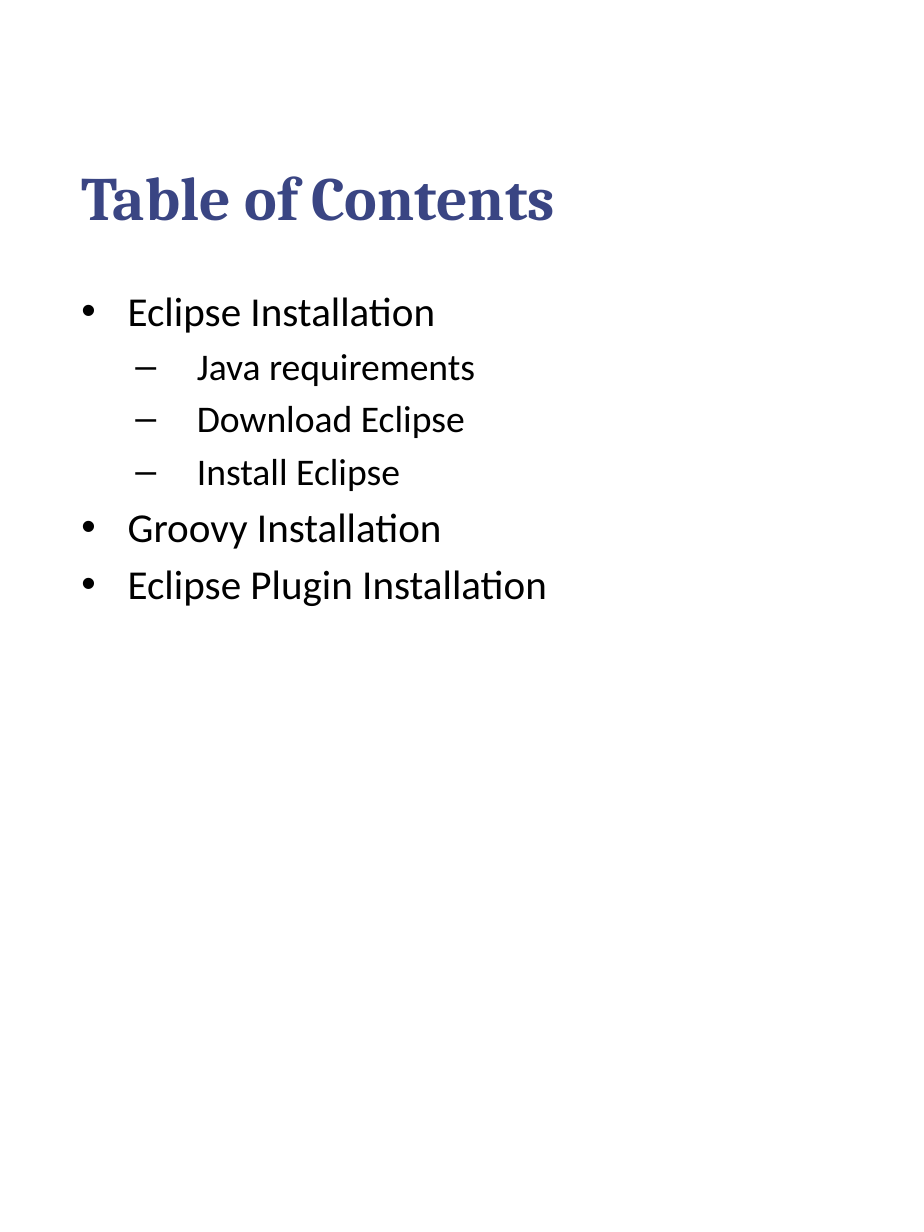
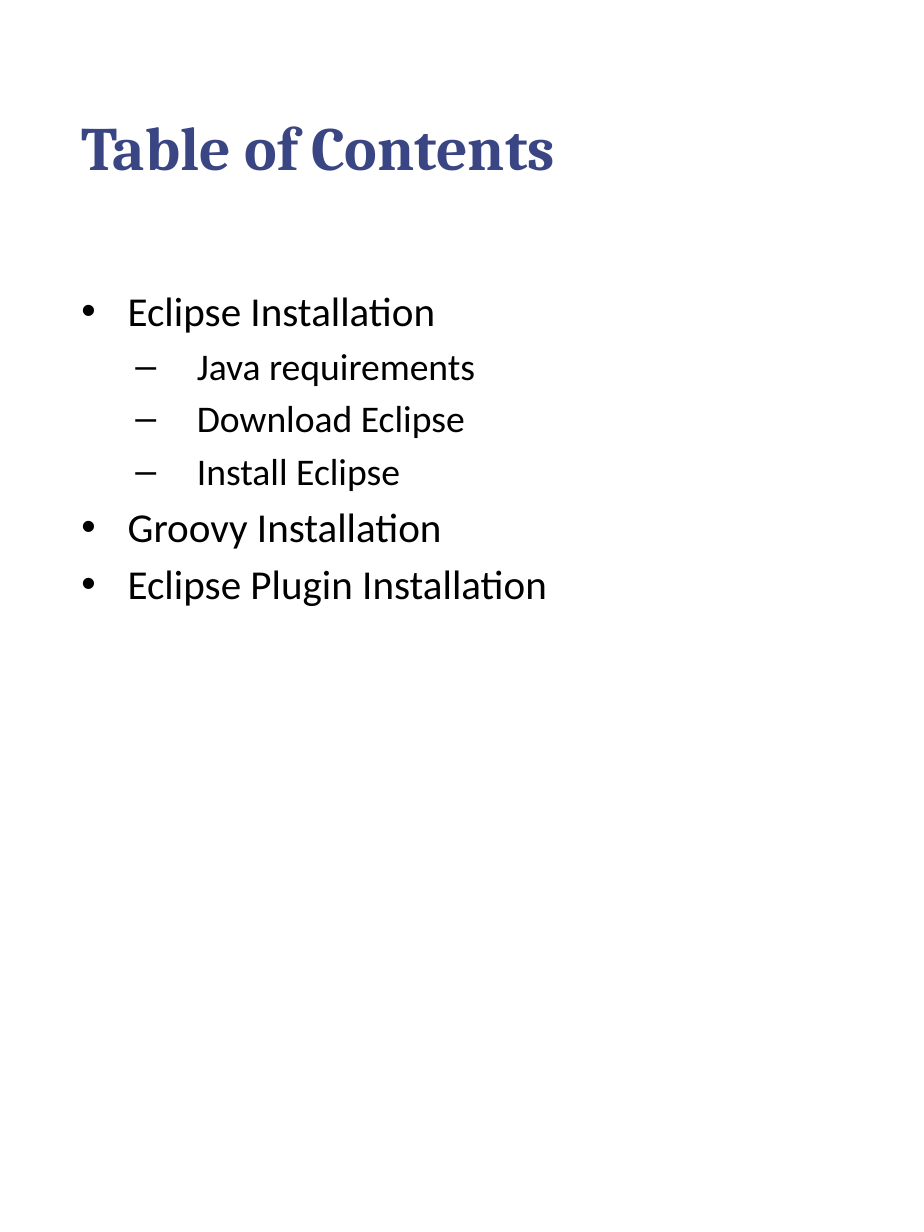
Before and after one commit to callistaenterprise/groovy-tdd-cadec, a slide deck: slide 2 of docs/goovy-tdd-installation.pptx. Drawn at 924x1232 pixels with LibreOffice and Linux fonts; fonts in the diff are those of the drawing; background and template pictures are left out. Boxes give left, top, right and bottom in pixels: in the first picture for what was removed or moved away, otherwise in the second. Text is boxed around its words. In the diff, an @@ line names an element or a change of style, - is before the commit and + after.

```diff
--- a/docs/goovy-tdd-installation.pptx
+++ b/docs/goovy-tdd-installation.pptx
@@ title "Table of Contents" at <box>81,126,555,171</box>: vertical alignment bottom to top @@
```
Also in this commit, not shown: 7 other slides changed.
